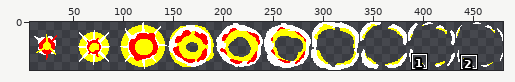
Sprite sheet: assets/big_explosion_sheet.png. Above: a wide view before the commit, with the close-up outlined.
Close-up. Old version:
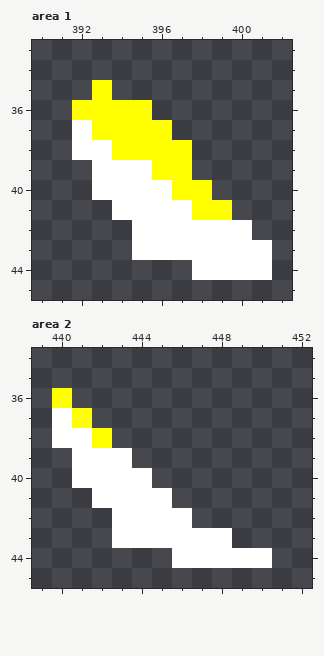
The file is 480x48 pixels. Shown: area 1: x 390..402, y 33..45; area 2: x 439..452, y 34..45. The wide view leaves out empty margins. The commit also changed other parts of the picture, which this record leaves out.
Once edited:
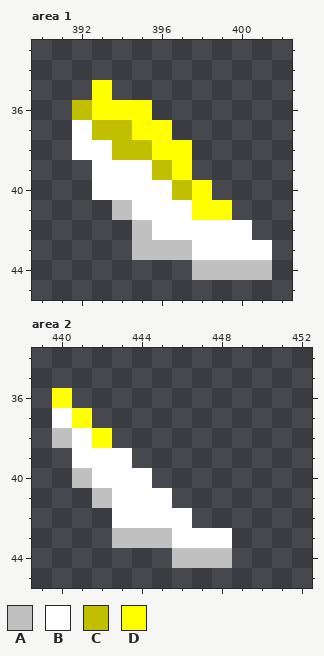
Palette (. is transparent): A #c0c0c0  B #ffffff  C #c0c000  D #ffff00
The edit:
--- area 1
@@ x 390..402 @@
 35 ...D.........
-36 ..DDDD.......
-37 ..BDDDD......
-38 ..BBDDDD.....
-39 ...BBBDD.....
-40 ...BBBBDD....
-41 ....BBBBDD...
-42 .....BBBBBB..
-43 .....BBBBBBB.
-44 ........BBBB.
+36 ..CDDD.......
+37 ..BCCDD......
+38 ..BBCCDD.....
+39 ...BBBCD.....
+40 ...BBBBCD....
+41 ....ABBBDD...
+42 .....ABBBBB..
+43 .....AAABBBB.
+44 ........AAAA.
 45 .............
--- area 2
@@ x 439..452 @@
 37 .BD...........
-38 .BBD..........
+38 .ABD..........
 39 ..BBB.........
-40 ..BBBB........
-41 ...BBBB.......
+40 ..ABBB........
+41 ...ABBB.......
 42 ....BBBB......
-43 ....BBBBBB....
-44 .......BBBBB..
+43 ....AAABBB....
+44 .......AAA....
 45 ..............
